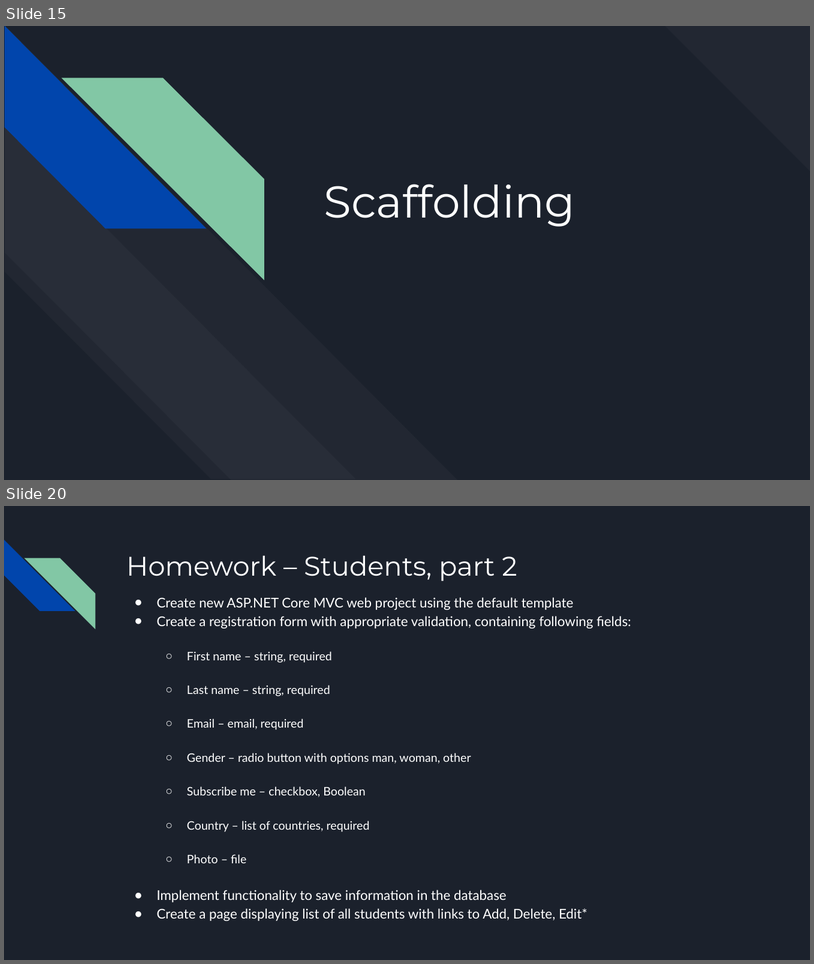
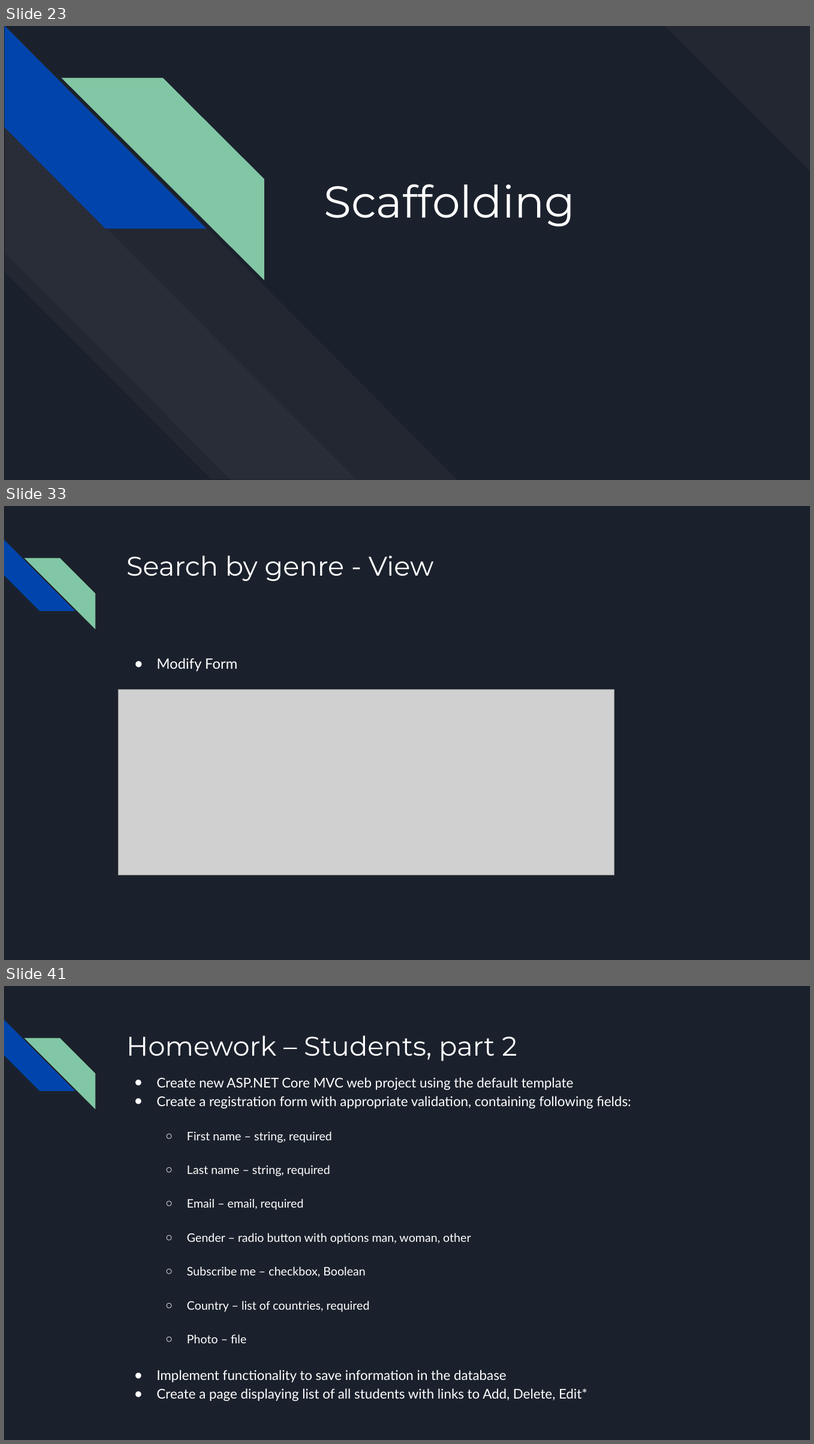
Before and after one commit to bulhard/Web-Programming, a slide deck: 00 Presentations/06 Working with Database.pptx. Shown one above the other, each under a label of ours: slides 15 and 20 before the commit, slides 23, 33 and 41 after it; the slides between them are not shown. The pictures are 814x964 and 814x1444 pixels, drawn with LibreOffice and Linux fonts; fonts in the diff are those of the drawing; grey boxes stand for pictures. Boxes give left, top, right and bottom in pixels: in the first picture for what was removed or moved away, otherwise in the second. Text is boxed around its words. In the diff, an @@ line names an element or a change of style, - is before the commit and + after.

```diff
--- a/00 Presentations/06 Working with Database.pptx
+++ b/00 Presentations/06 Working with Database.pptx
@@ slide 33 added at <box>4,506,810,960</box>, background #1B212C; not listed: 2 template elements that a slide beside it also shows @@
@@ title added at <box>126,555,434,581</box>, 32 pt, text #FFFFFF @@
+Search by genre - View
@@ text added at <box>157,658,237,671</box>, 17 pt, text #FFFFFF @@
+● Modify Form
@@ picture added at <box>119,690,614,875</box> @@
@@ what was slide 15 is now slide 23 @@
@@ what was slide 20 is now slide 41 @@
```
Also in this commit, not shown: 2 slides changed, 28 other slides added, 8 slides removed.
